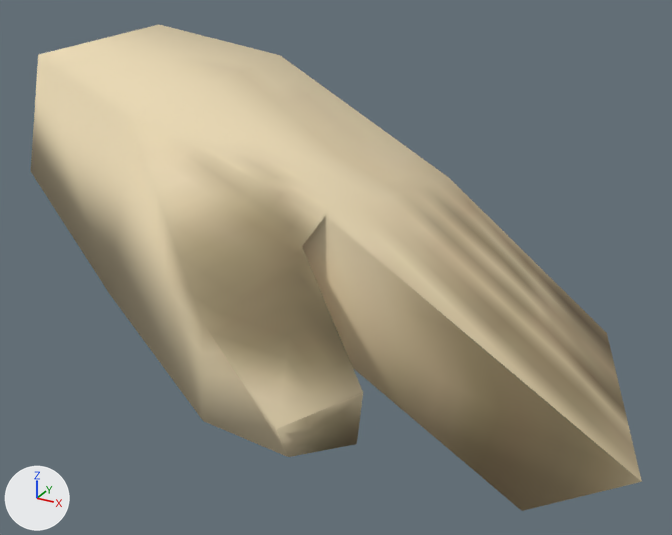
An edit to the FBX model Contents/mods/Authentic Z - Current/media/models_X/Skinned/Clothes/M_LeftHand.fbx, drawn before and after from the same camera.
The view is the same before and after, from a 50 mm lens placed at (0.005129, -0.001167, 0.007828), pointed at (0.00433, 0.000286, 0.007102). Arrows for +X, +Y and +Z are at lower left; the lights stay in place. Where no turn or scale is listed for an object, it has been applied to the vertices.

Names of what the first picture shows: 'Body'.
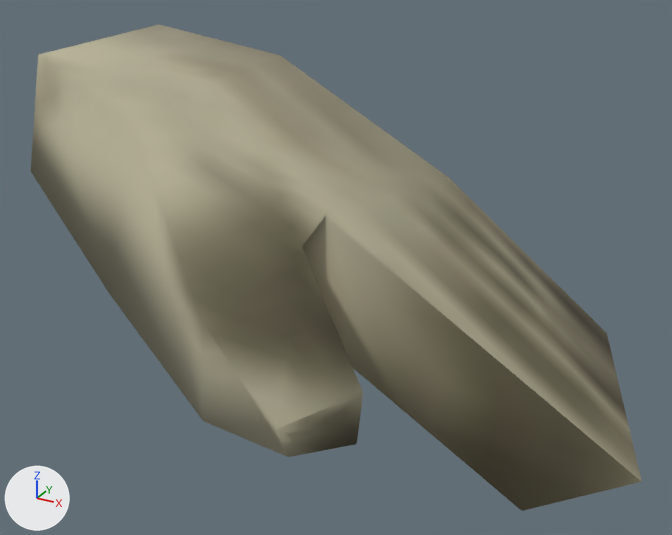
The newer file is also rescaled (x0.962), turned or shifted as a whole; pictures and numbers use the older file's frame.

The change, as JSON lines over the scene's bpy script:
```json
{"op": "add", "block": "img_m_zedbody01_level2_png", "code": ["img_m_zedbody01_level2_png = load_image('M_ZedBody01_level2.png', '../../../textures/Body/BodyTextures/M_ZedBody01_level2.png', 256, 256, 'sRGB')"]}
{"op": "add", "block": "mat_body_mat_002", "code": ["mat_body_mat_002 = principled_material('Body_mat.002')", "mat_body_mat_002.texture = img_m_zedbody01_level2_png", "mat_body_mat_002.roughness = 0.859"]}
{"block": "me_mesh", "where": "me_mesh.from_pydata(...)  # 24 vertices, 40 faces; spans x 0.003614..0.004959, y -0.000137..0.000674, z 0.006759..0.00747"}
{"op": "remove", "block": "me_mesh", "code": "me_mesh.materials.append(mat_body_mat)  # picture img_m_zedbody02_level1_png"}
{"op": "add", "block": "me_mesh", "code": "me_mesh.materials.append(mat_body_mat_002)  # picture img_m_zedbody01_level2_png"}
```

Where the change shows, as pixel boxes (x1, y1, x2, y2) in the pictures (672 x 535 px):
```json
{"object": "Body", "change": "recoloured", "before": [31, 25, 642, 511], "after": [31, 25, 642, 511], "on screen": "beige to yellow"}
```
